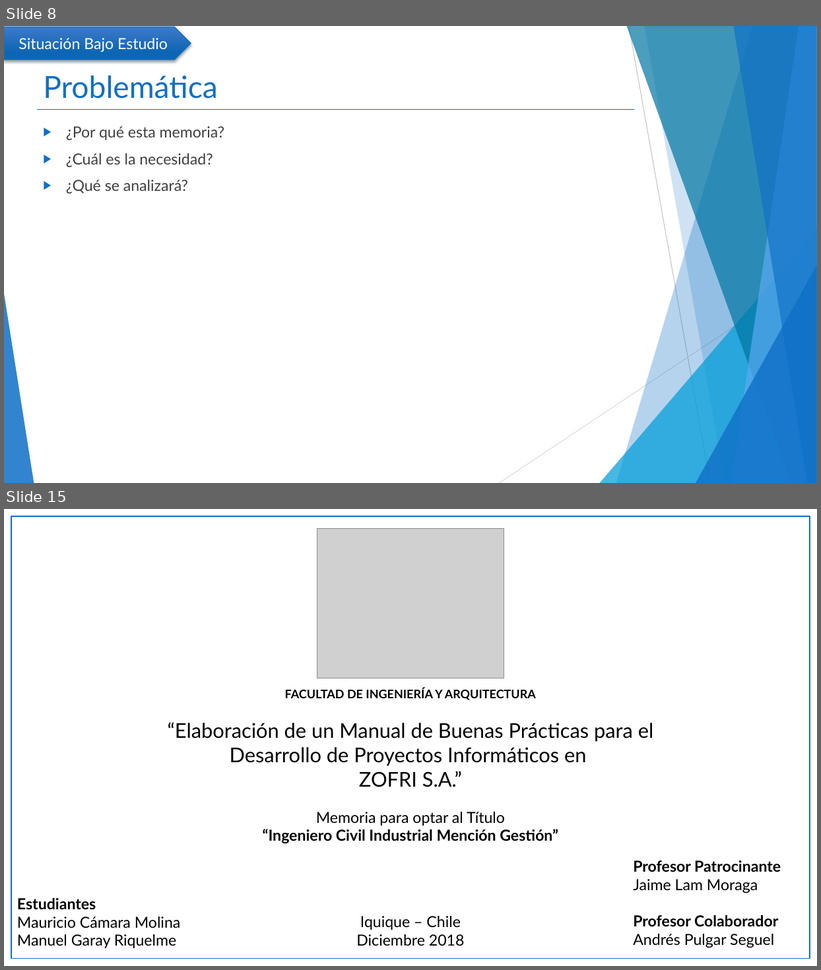
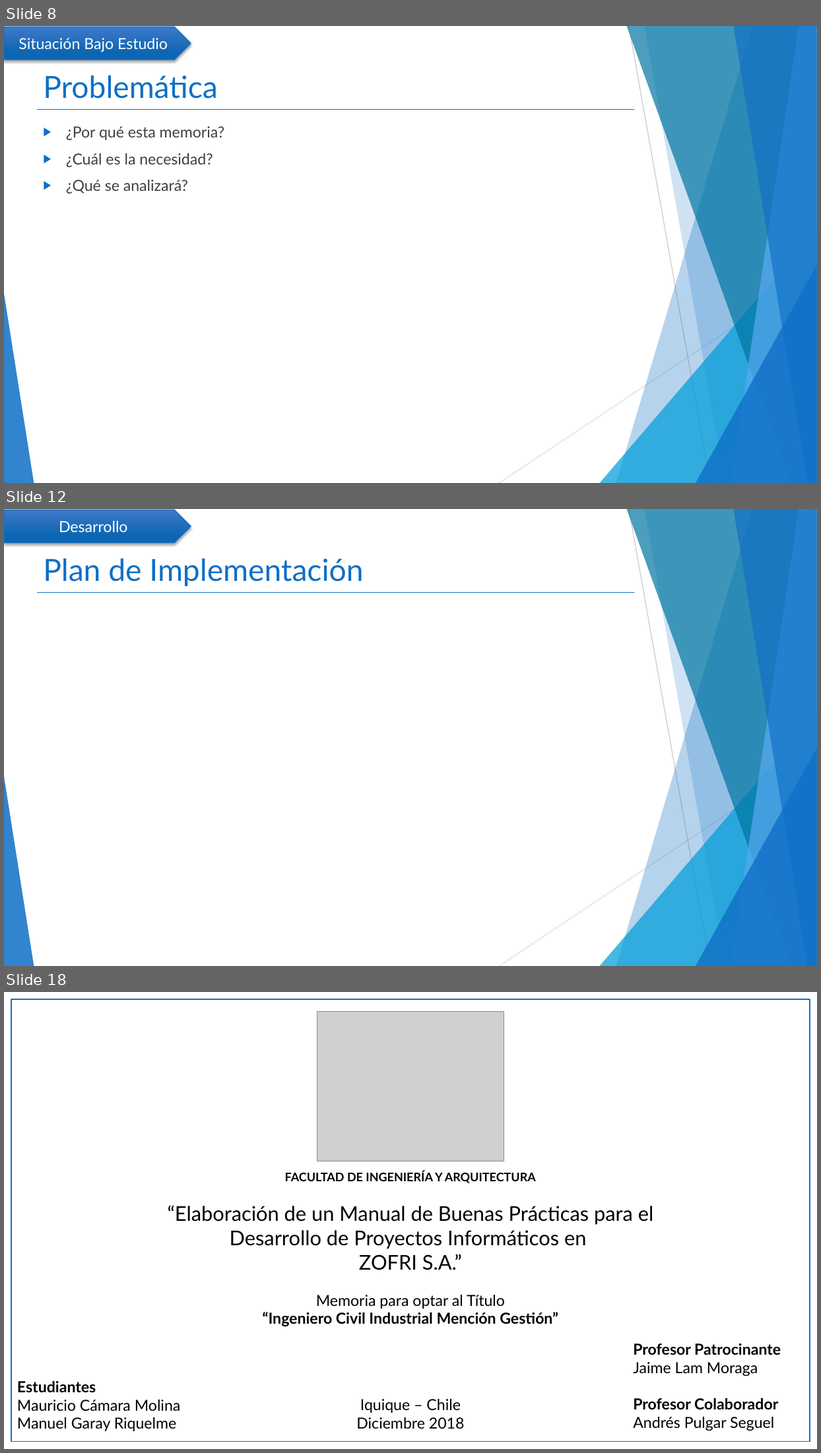
Before and after one commit to mcamara75/tituloUnap, a slide deck: 2018/TT IQQ 2018 Camara y Garay.pptx. Shown one above the other, each under a label of ours: slides 8 and 15 before the commit, slides 8, 12 and 18 after it; the slides between them are not shown. The pictures are 821x970 and 821x1453 pixels, drawn with LibreOffice and Linux fonts; fonts in the diff are those of the drawing; grey boxes stand for pictures. Boxes give left, top, right and bottom in pixels: in the first picture for what was removed or moved away, otherwise in the second. Text is boxed around its words. In the diff, an @@ line names an element or a change of style, - is before the commit and + after.

```diff
--- a/2018/TT IQQ 2018 Camara y Garay.pptx
+++ b/2018/TT IQQ 2018 Camara y Garay.pptx
@@ slide 12 added at [4,509,817,966], background #FFFFFF; not listed: 11 template elements that a slide beside it also shows @@
@@ pentagon arrow added at [4,510,191,543], fill gradient #4079C9 to #0E66B5, outline #0F6FC6 1 pt, 18 pt, text #FFFFFF @@
+Desarrollo
@@ title added at [43,559,363,586], 36 pt, text #0F6FC6 @@
+Plan de Implementación
@@ what was slide 15 is now slide 18 @@
```
Also in this commit, not shown: 5 slides changed, 3 other slides added, 1 slide removed.
